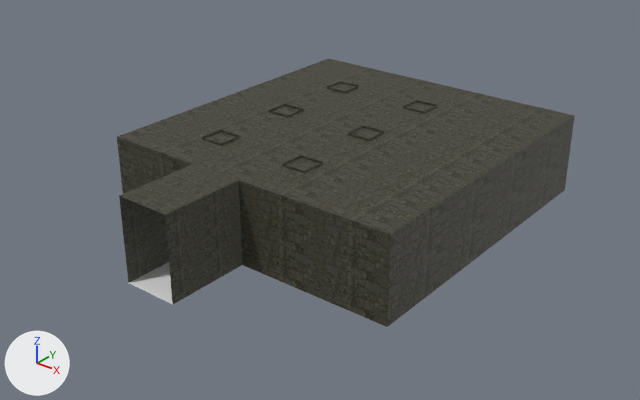
A saved change to the FBX model Game/MagicGame/Content/Models/Layout/Room3.fbx.
Before and after are seen from a 50 mm lens placed at (139.1, -105.2, 51.0), pointed at (70.8, -19.8, -1.9). The axes (+X, +Y, +Z) are drawn at lower left. The lights are the same throughout.

Script lines for the objects in view, before the commit:
```python
me_cube_007 = bpy.data.meshes.new('Cube.007')
me_cube_007.from_pydata(...)  # 644 vertices, 425 faces; spans x -14.3..29.3, y 0.0..56.6, z -0.1..11.8
# faces by material slot: [4, 421]
me_cube_007.materials.append(mat_rock)  # its picture is missing
me_cube_007.materials.append(mat_bricks)  # picture img_bricks075b_2k_color_png
ob_room3 = bpy.data.objects.new('Room3', me_cube_007)
ob_room3.location = (64.6, -48.5, -3.9)
```
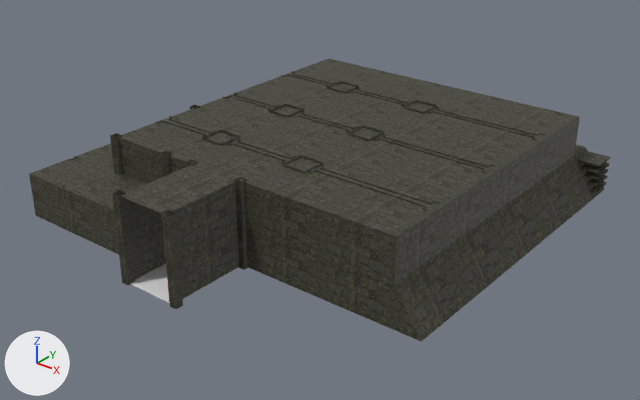
Boxes [x1, y1, x2, y2] around the edits, measured in the pictures (640 x 400 px):
'Room3', reshaped (27% wider)
    before: [117, 58, 575, 327]
    after: [29, 58, 611, 342]
part 1 of me_cube_007, built on
    before: [239, 100, 575, 327]
    after: [29, 71, 611, 342]
part 2 of me_cube_007, surface changed
    both: [121, 83, 437, 303]

Edits to the bpy script that builds the scene:
```text
Change me_cube_007:
    used by ob_room3; location = (64.6, -48.5, -3.9)
    remove me_cube_007.from_pydata(...)  # 644 vertices, 425 faces; spans x -14.3..29.3, y 0.0..56.6, z -0.1..11.8
    add me_cube_007.from_pydata(...)  # 1225 vertices, 783 faces; spans x -23.7..33.8, y -0.3..60.6, z -0.4..11.8
    me_cube_007 part 1: 2 vertices moved from x 29.3, y 11.6..56.6, z 11.5 to x 30.0, y 11.6..56.6, z 11.5; 2 vertices removed from x 29.3, y 11.6..56.6, z 0.0; 583 vertices added at x -23.7..33.8, y -0.3..60.6, z -0.4..11.7
    me_cube_007 part 2: 414 kept faces spanning x -5.2..30.0, y 0.0..56.6, z -0.1..11.8 get new texture (UV) coordinates
```
